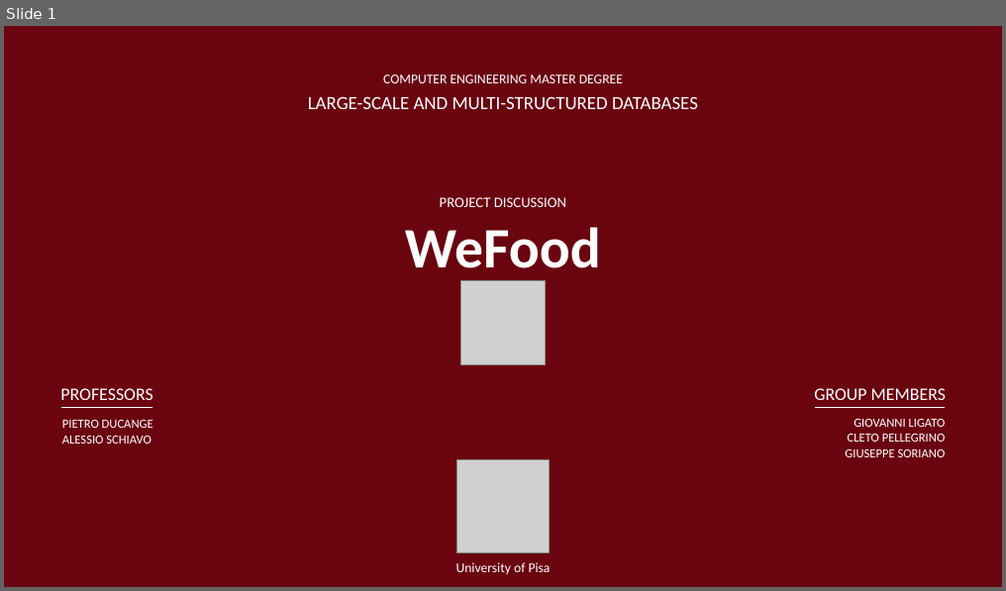
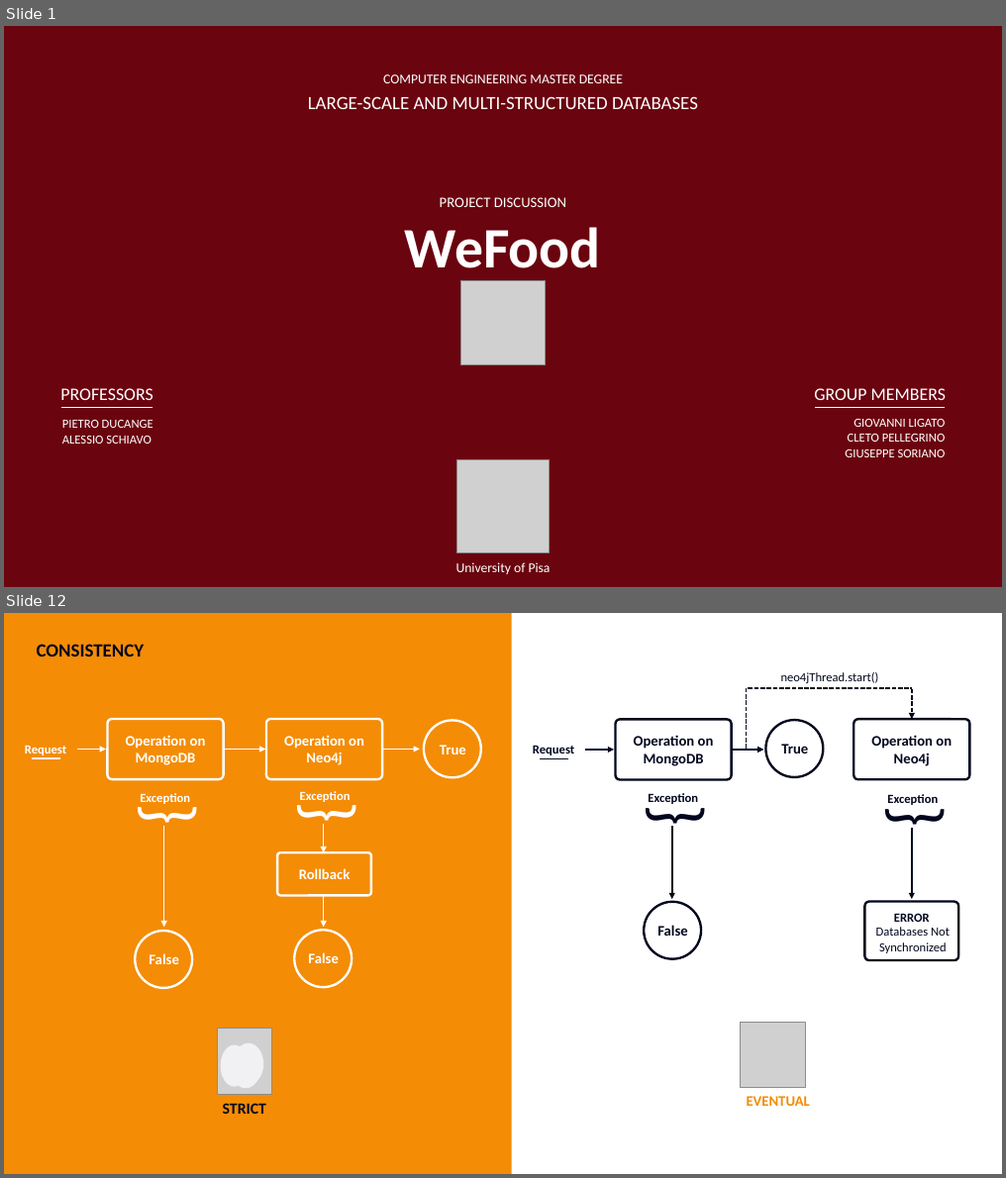
Before and after one commit to GiuseppeSoriano/WeFood, a slide deck: Slides/Final_Presentation/WeFood.pptx. Shown one above the other, each under a label of ours: slide 1 before the commit, slides 1 and 12 after it; the slides between them are not shown. The pictures are 1006x591 and 1006x1178 pixels, drawn with LibreOffice and Linux fonts; fonts in the diff are those of the drawing; grey boxes stand for pictures. Boxes give left, top, right and bottom in pixels: in the first picture for what was removed or moved away, otherwise in the second. Text is boxed around its words. In the diff, an @@ line names an element or a change of style, - is before the commit and + after.

```diff
--- a/Slides/Final_Presentation/WeFood.pptx
+++ b/Slides/Final_Presentation/WeFood.pptx
@@ slide 12 added at (4,613,1002,1174), background #FFFFFF @@
@@ rectangle added at (4,613,512,1174), fill #F48C06 @@
@@ text added at (37,644,145,657), 18 pt, text #03071E, bold @@
+CONSISTENCY
@@ group added at (533,672,969,961): 12 texts, 5 arrows, 3 rounded rectangles, 3 lines, 2 ellipses @@
+Operation on
+MongoDB
+Request
+Operation on
+Neo4j
+True
+False
+{
+Exception
+{
+Exception
+ERROR
+Databases Not
+Synchronized
+neo4jThread.start()
@@ group added at (25,719,481,989): 11 texts, 6 arrows, 3 rounded rectangles, 3 ellipses, 1 line @@
+Operation on
+MongoDB
+Request
+Operation on
+Neo4j
+True
+False
+{
+Exception
+{
+Exception
+Rollback
+False
@@ picture added at (741,1023,806,1087) @@
@@ group added at (218,1029,271,1114): 3 ellipses, 2 pictures, 1 text @@
+STRICT
@@ text added at (746,1096,810,1106), 14 pt, text #F48C06, bold @@
+EVENTUAL
```
Also in this commit, not shown: 5 slides changed, 9 other slides added, 7 slides removed, 48 other files.
